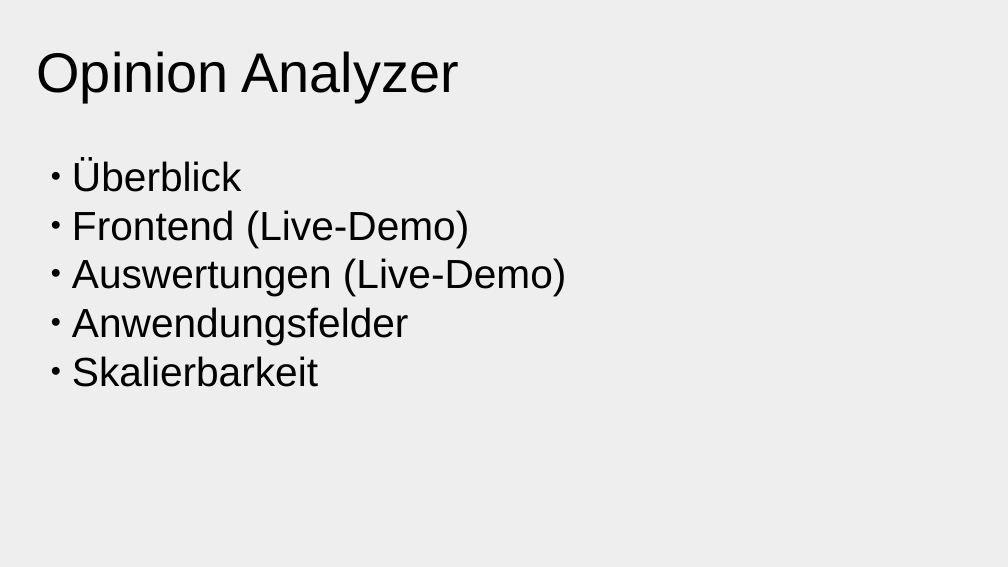
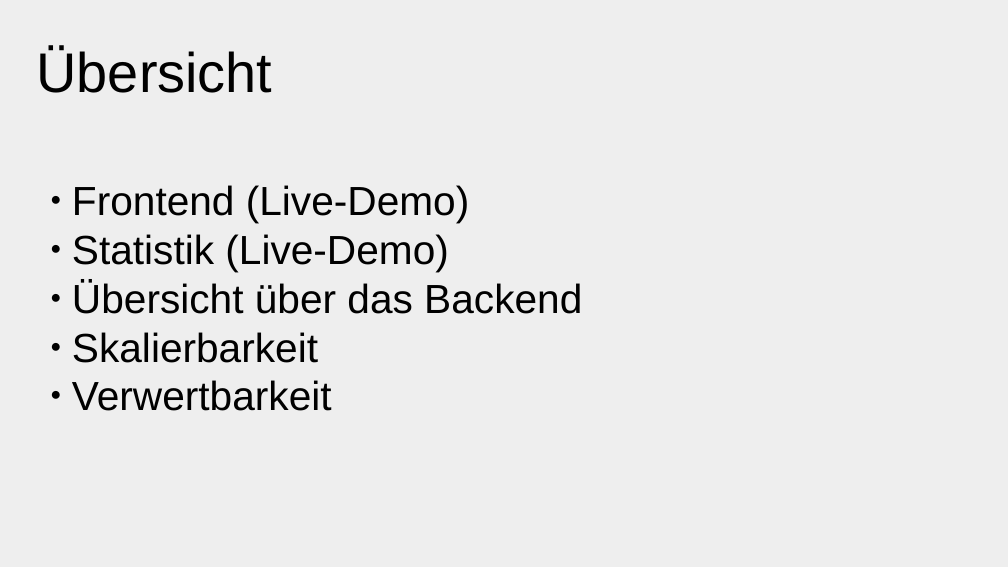
Before and after one commit to hebecked/OpinionAnalyzer, a slide deck: slide 2 of doc/OpinionAnalyzerPresentation.odp. Drawn at 1008x567 pixels with LibreOffice and Linux fonts; fonts in the diff are those of the drawing. Boxes give left, top, right and bottom in pixels: in the first picture for what was removed or moved away, otherwise in the second. Text is boxed around its words. In the diff, an @@ line names an element or a change of style, - is before the commit and + after.

Commit message:
Modified presentation

```diff
--- a/doc/OpinionAnalyzerPresentation.odp
+++ b/doc/OpinionAnalyzerPresentation.odp
@@ title at [37,48,273,93]: text changed @@
-Opinion Analyzer
+Übersicht
@@ subtitle at [72,159,241,192]: paragraph removed @@
-● Überblick
@@ subtitle at [72,234,582,314]: text changed @@
-● Auswertungen (Live-Demo)
-● Anwendungsfelder
+● Statistik (Live-Demo)
+● Übersicht über das Backend
@@ subtitle at [72,380,332,411]: paragraph added @@
+● Verwertbarkeit
```
Also in this commit, not shown: 9 slides added, 8 slides removed, 5 other files.
